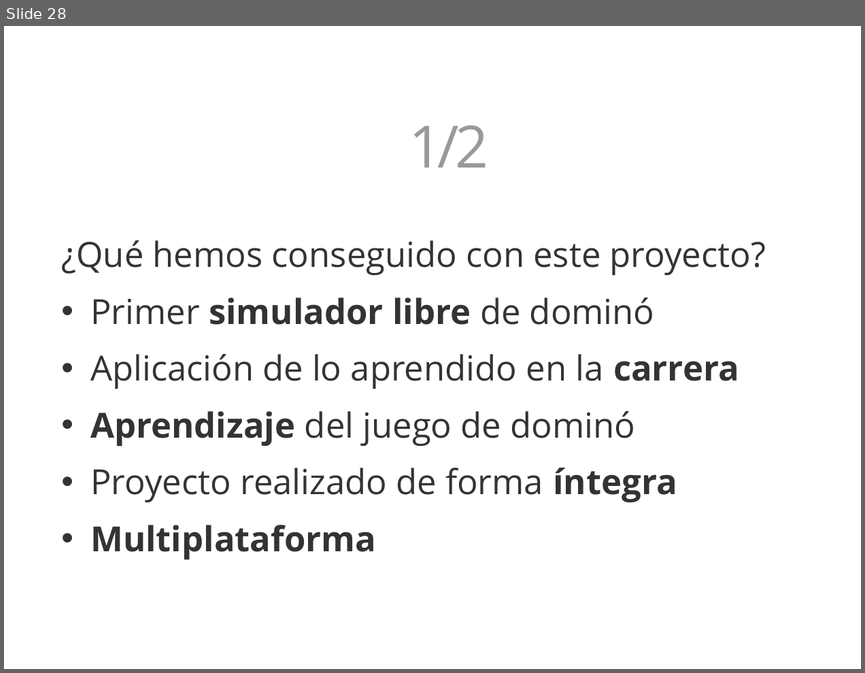
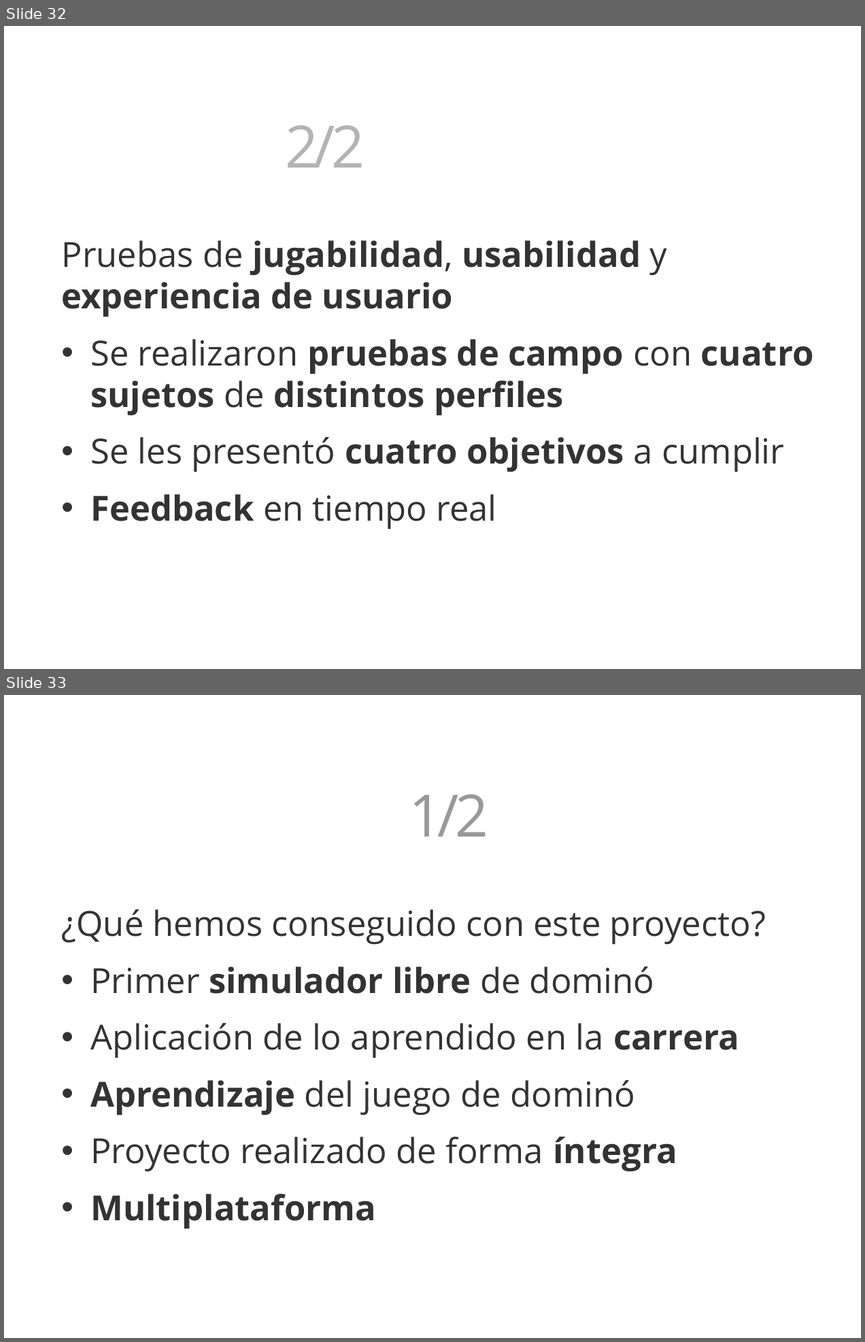
Before and after one commit to 3oheme/dominous, a slide deck: docs/presentacion/presentacion.odp. Shown one above the other, each under a label of ours: slide 28 before the commit, slides 32 and 33 after it. The pictures are 865x673 and 865x1342 pixels, drawn with LibreOffice and Linux fonts; fonts in the diff are those of the drawing; background and template pictures are left out. Boxes give left, top, right and bottom in pixels: in the first picture for what was removed or moved away, otherwise in the second. Text is boxed around its words. In the diff, an @@ line names an element or a change of style, - is before the commit and + after.

```diff
--- a/docs/presentacion/presentacion.odp
+++ b/docs/presentacion/presentacion.odp
@@ slide 32 added at [4,26,861,669], background picture (left out) @@
@@ text added at [285,125,364,167], 54 pt, text #FFFFFF, bold @@
+Pruebas 2/2
@@ text added at [61,240,814,529], 32 pt, text #333333, bold @@
+Pruebas de jugabilidad, usabilidad y experiencia de usuario
+• Se realizaron pruebas de campo con cuatro sujetos de distintos perfiles
+• Se les presentó cuatro objetivos a cumplir
+• Feedback en tiempo real
@@ what was slide 28 is now slide 33 @@
```
Also in this commit, not shown: 4 slides changed, 4 other slides added.
